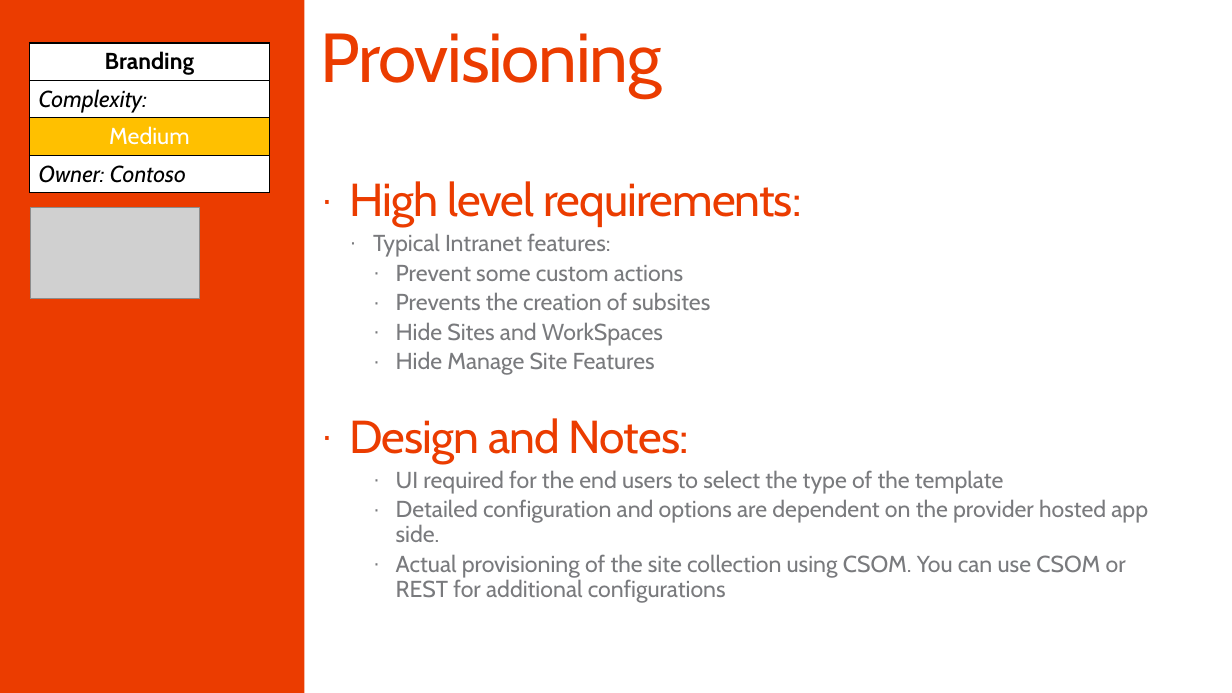
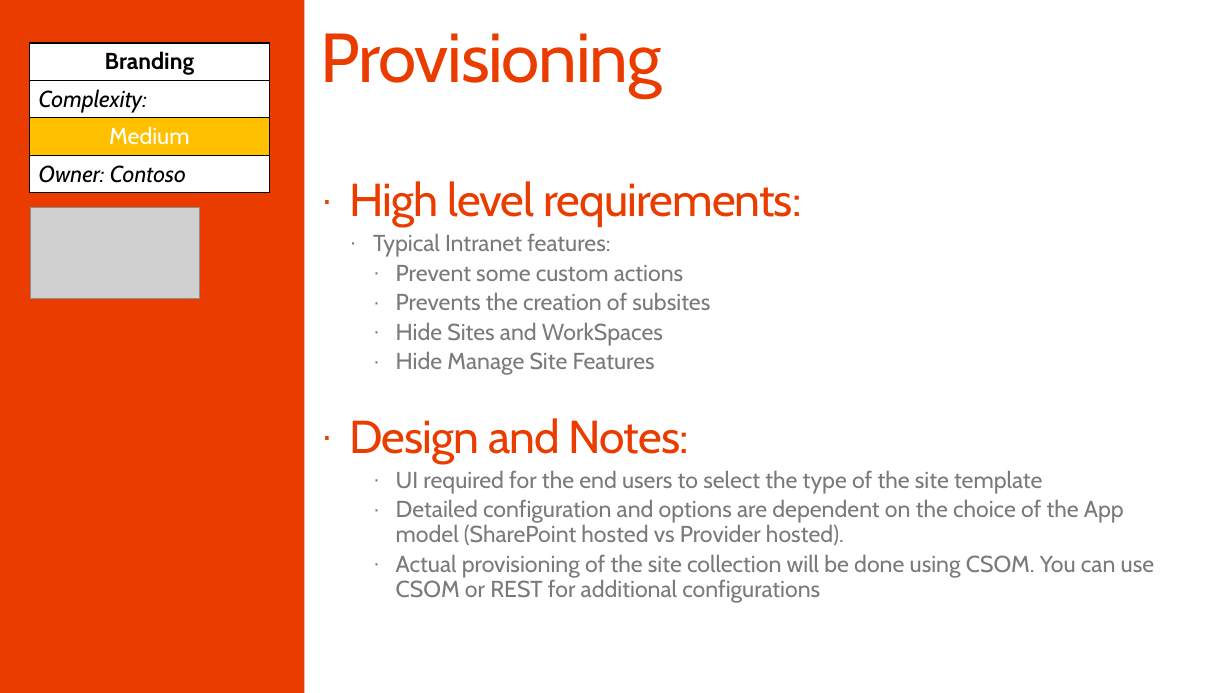
Before and after one commit to SharePoint/PnP-Guidance, a slide deck: slide 13 of PnP Transformation Process/Samples/PnP Transformation - Solution Design Report - Contoso.pptx. Drawn at 1232x693 pixels with LibreOffice and Linux fonts; fonts in the diff are those of the drawing; grey boxes stand for pictures; background and template pictures are left out. Boxes give left, top, right and bottom in pixels: in the first picture for what was removed or moved away, otherwise in the second. Text is boxed around its words. In the diff, an @@ line names an element or a change of style, - is before the commit and + after.

```diff
--- a/PnP Transformation Process/Samples/PnP Transformation - Solution Design Report - Contoso.pptx
+++ b/PnP Transformation Process/Samples/PnP Transformation - Solution Design Report - Contoso.pptx
@@ text at [396,470,1155,603]: text changed @@
-    · UI required for the end users to select the type of the template
-    · Detailed configuration and options are dependent on the provider hosted app side.
-    · Actual provisioning of the site collection using CSOM. You can use CSOM or REST for additional configurations
+    · UI required for the end users to select the type of the site template
+    · Detailed configuration and options are dependent on the choice of the App model (SharePoint hosted vs Provider hosted).
+    · Actual provisioning of the site collection will be done using CSOM. You can use CSOM or REST for additional configurations
```
Also in this commit, not shown: 7 other slides changed, 5 other files.
